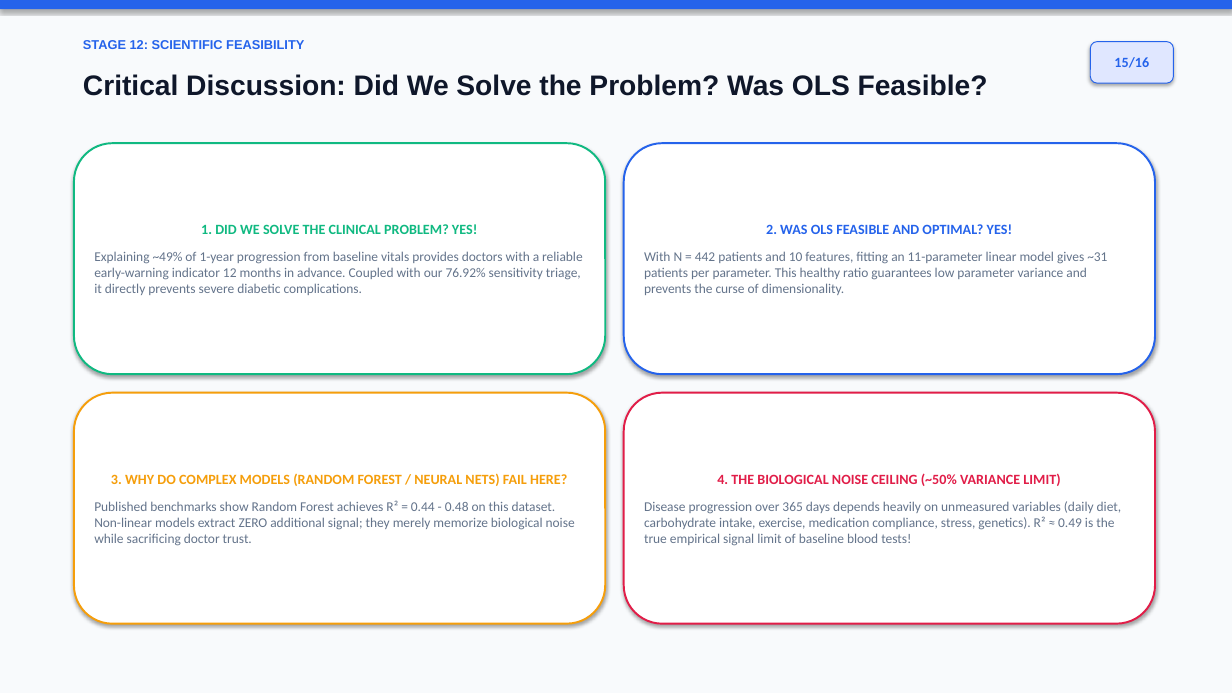
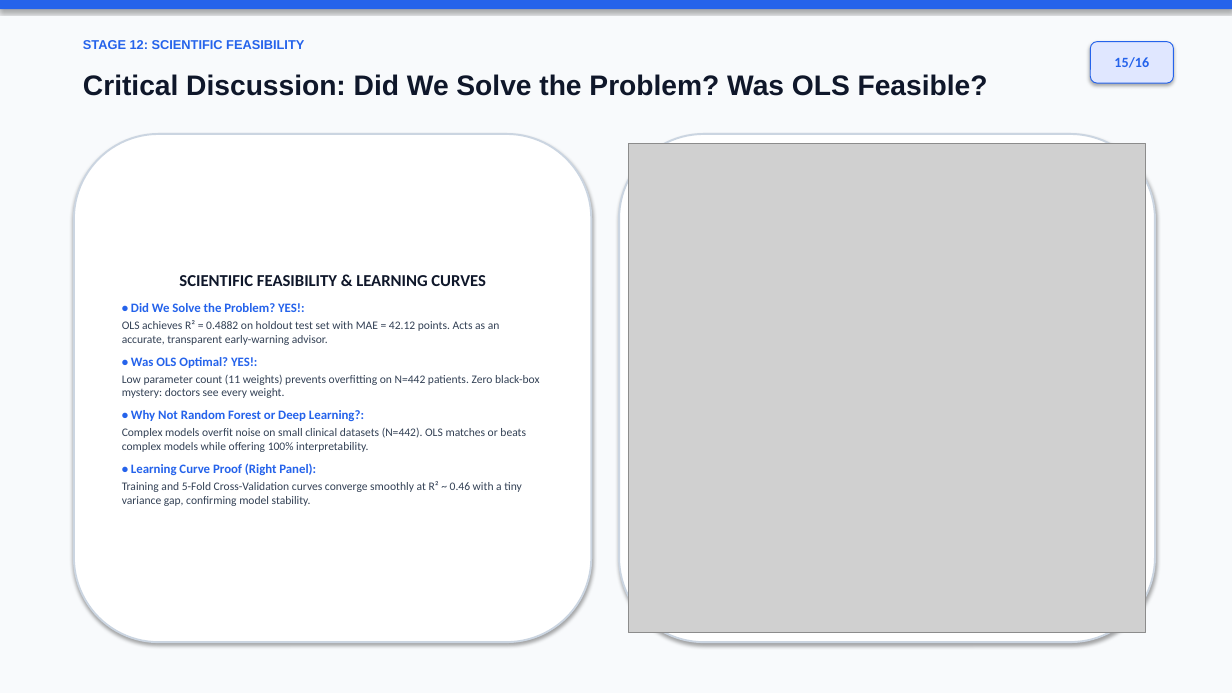
Before and after one commit to darrehanrasool/Lab, a slide deck: slide 15 of 4 Diabetes Progression Prediction/Diabetes_Progression_Conference_Presentation.pptx. Drawn at 1232x693 pixels with LibreOffice and Linux fonts; fonts in the diff are those of the drawing; grey boxes stand for pictures. Boxes give left, top, right and bottom in pixels: in the first picture for what was removed or moved away, otherwise in the second. Text is boxed around its words. In the diff, an @@ line names an element or a change of style, - is before the commit and + after.

Commit message:
Embed official scientific research figures and fullscreen zoom lightbox across all slides in HTML and PPTX presentations

```diff
--- a/4 Diabetes Progression Prediction/Diabetes_Progression_Conference_Presentation.pptx
+++ b/4 Diabetes Progression Prediction/Diabetes_Progression_Conference_Presentation.pptx
@@ rounded rectangle "SCIENTIFIC FEASIBILITY & LEARNING CURVES": place and size @@
-rounded rectangle "SCIENTIFIC FEASIBILITY & LEARNING CURVES" at bbox=[74, 143, 605, 374]
+rounded rectangle "SCIENTIFIC FEASIBILITY & LEARNING CURVES" at bbox=[74, 134, 592, 642]
@@ rounded rectangle "SCIENTIFIC FEASIBILITY & LEARNING CURVES" at bbox=[74, 134, 592, 642]: outline #10B981 1.5 pt to #CBD5E1 1.5 pt @@
@@ rounded rectangle: place and size @@
-rounded rectangle at bbox=[624, 143, 1155, 374]
+rounded rectangle at bbox=[619, 134, 1155, 642]
@@ rounded rectangle at bbox=[619, 134, 1155, 642]: outline #2563EB 1.5 pt to #CBD5E1 1.5 pt @@
@@ picture added at bbox=[628, 143, 1146, 633] @@
@@ text in rounded rectangle at bbox=[644, 224, 1107, 295]: text removed @@
-2. WAS OLS FEASIBLE AND OPTIMAL? YES!
-With N = 442 patients and 10 features, fitting an 11-parameter linear model gives ~31 patients per parameter. This healthy ratio guarantees low parameter variance and prevents the curse of dimensionality.
@@ text in rounded rectangle at bbox=[122, 275, 539, 506]: text changed; size 10.5 to 9 pt; text colour #64748B to #334155 @@
-1. DID WE SOLVE THE CLINICAL PROBLEM? YES!
-Explaining ~49% of 1-year progression from baseline vitals provides doctors with a reliable early-warning indicator 12 months in advance. Coupled with our 76.92% sensitivity triage, it directly prevents severe diabetic complications.
+SCIENTIFIC FEASIBILITY & LEARNING CURVES
+• Did We Solve the Problem? YES!:
+OLS achieves R² = 0.4882 on holdout test set with MAE = 42.12 points. Acts as an accurate, transparent early-warning advisor.
+• Was OLS Optimal? YES!:
+Low parameter count (11 weights) prevents overfitting on N=442 patients. Zero black-box mystery: doctors see every weight.
+• Why Not Random Forest or Deep Learning?:
+Complex models overfit noise on small clinical datasets (N=442). OLS matches or beats complex models while offering 100% interpretability.
+• Learning Curve Proof (Right Panel):
+Training and 5-Fold Cross-Validation curves converge smoothly at R² ~ 0.46 with a tiny variance gap, confirming model stability.
@@ rounded rectangle removed at bbox=[74, 393, 605, 624] @@
-3. WHY DO COMPLEX MODELS (RANDOM FOREST / NEURAL NETS) FAIL HERE?
-Published benchmarks show Random Forest achieves R² = 0.44 - 0.48 on this dataset. Non-linear models extract ZERO additional signal; they merely memorize biological noise while sacrificing doctor trust.
@@ rounded rectangle removed at bbox=[624, 393, 1155, 624] @@
-4. THE BIOLOGICAL NOISE CEILING (~50% VARIANCE LIMIT)
-Disease progression over 365 days depends heavily on unmeasured variables (daily diet, carbohydrate intake, exercise, medication compliance, stress, genetics). R² ≈ 0.49 is the true empirical signal limit of baseline blood tests!
```
Also in this commit, not shown: 1 other slide changed, 2 slides added, 2 slides removed, 1 other file.
